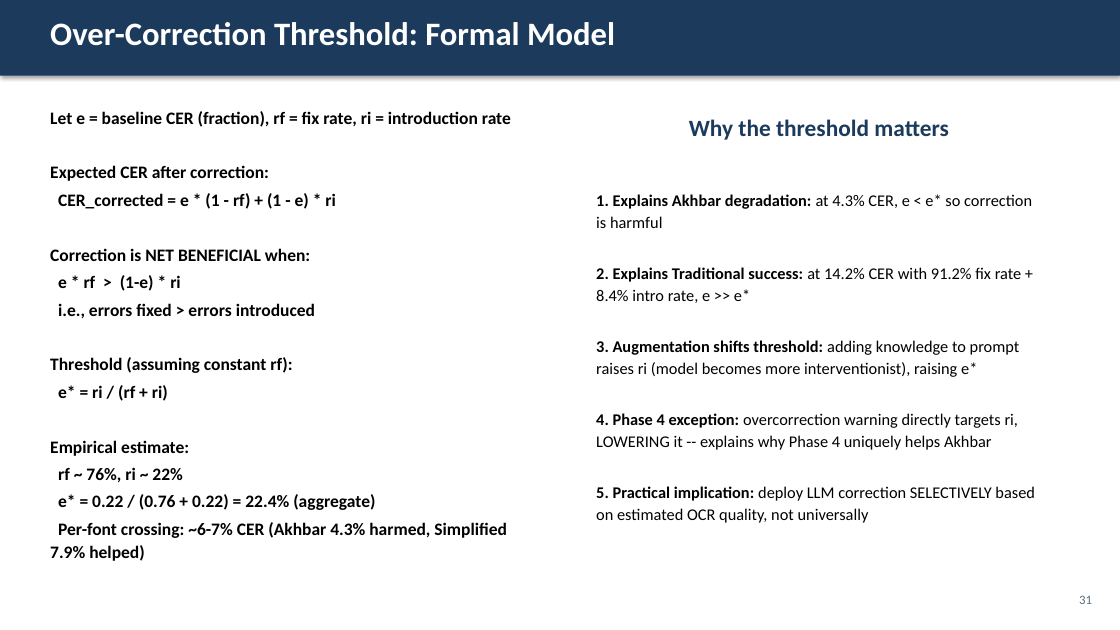
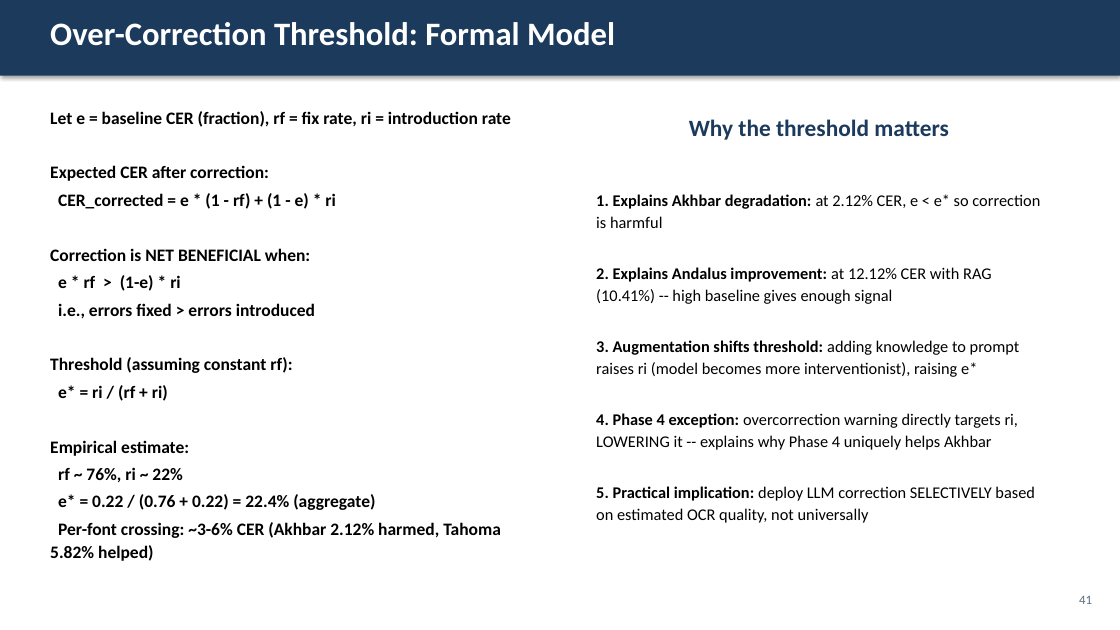
Before and after one commit to Mohamedsabry109/Arabic-Post-OCR-Correction, a slide deck: slide 41 of publication/thesis/defense_presentation.pptx (slide 31 before the commit). Drawn at 1120x630 pixels with LibreOffice and Linux fonts; fonts in the diff are those of the drawing. Boxes give left, top, right and bottom in pixels: in the first picture for what was removed or moved away, otherwise in the second. Text is boxed around its words. In the diff, an @@ line names an element or a change of style, - is before the commit and + after.

```diff
--- a/publication/thesis/defense_presentation.pptx
+++ b/publication/thesis/defense_presentation.pptx
@@ text at [596,194,1040,304]: text changed @@
-1. Explains Akhbar degradation: at 4.3% CER, e < e* so correction is harmful
-2. Explains Traditional success: at 14.2% CER with 91.2% fix rate + 8.4% intro rate, e >> e*
+1. Explains Akhbar degradation: at 2.12% CER, e < e* so correction is harmful
+2. Explains Andalus improvement: at 12.12% CER with RAG (10.41%) -- high baseline gives enough signal
@@ text at [50,522,501,561]: text changed @@
-Per-font crossing: ~6-7% CER (Akhbar 4.3% harmed, Simplified 7.9% helped)
+Per-font crossing: ~3-6% CER (Akhbar 2.12% harmed, Tahoma 5.82% helped)
@@ text at [1079,596,1092,604]: text changed @@
-31
+41
```
Also in this commit, not shown: 21 other slides changed, 12 slides added, 2 slides removed, 32 other files.
